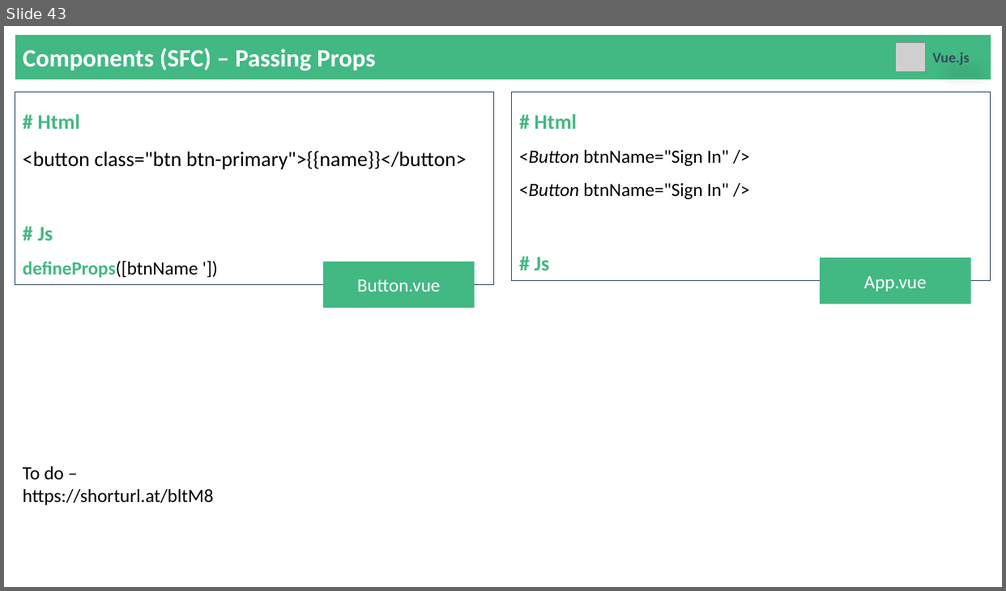
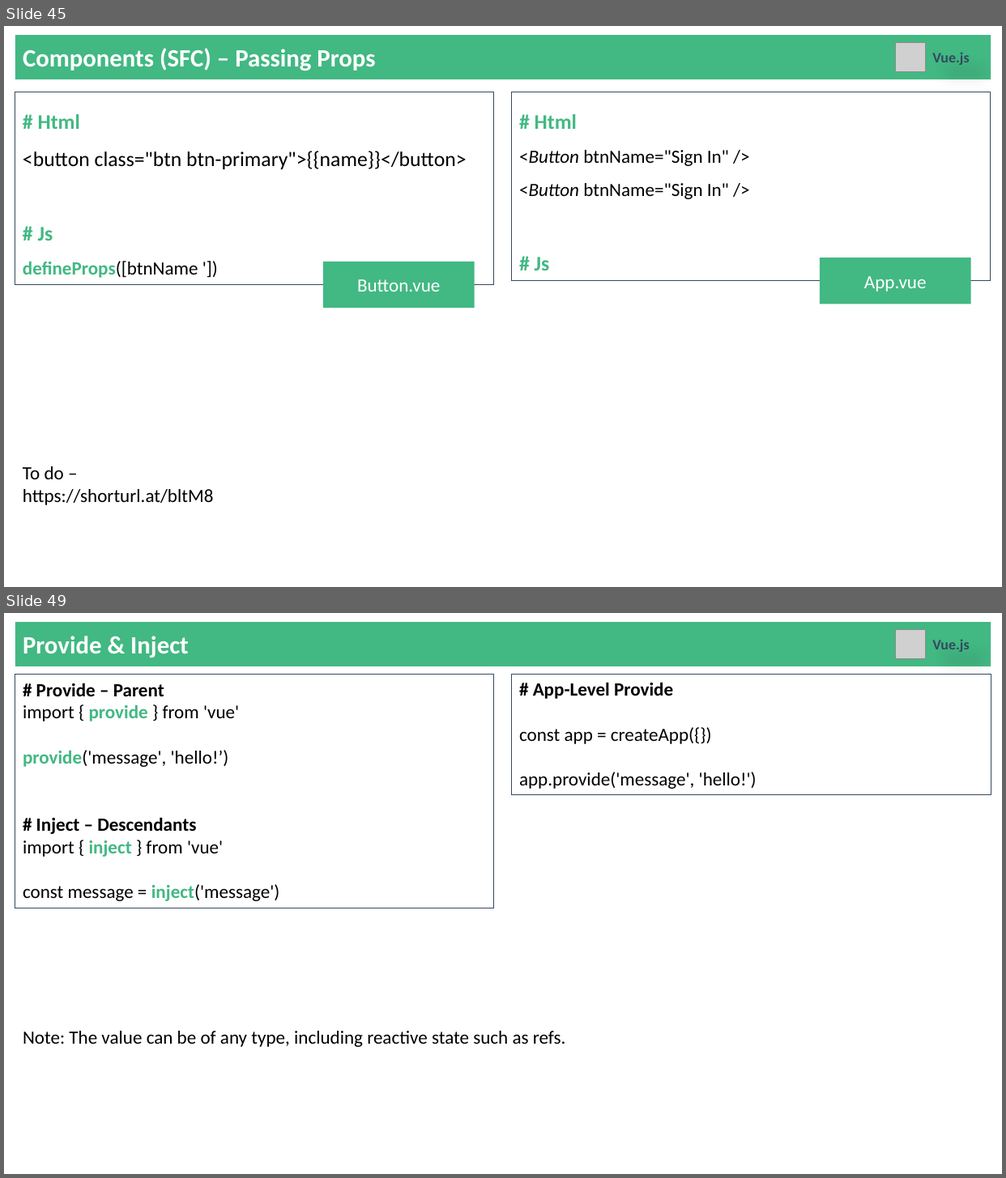
Before and after one commit to YeMyintSoeKMD/vue-creating, a slide deck: 9. Vue.js - Basic to Advance.pptx. Shown one above the other, each under a label of ours: slide 43 before the commit, slides 45 and 49 after it; the slides between them are not shown. The pictures are 1006x591 and 1006x1178 pixels, drawn with LibreOffice and Linux fonts; fonts in the diff are those of the drawing; grey boxes stand for pictures. Boxes give left, top, right and bottom in pixels: in the first picture for what was removed or moved away, otherwise in the second. Text is boxed around its words. In the diff, an @@ line names an element or a change of style, - is before the commit and + after.

```diff
--- a/9. Vue.js - Basic to Advance.pptx
+++ b/9. Vue.js - Basic to Advance.pptx
@@ slide 49 added at [4, 613, 1002, 1174], background #FFFFFF @@
@@ rectangle added at [15, 622, 991, 666], fill #42B883, 24 pt, text #FFFFFF, bold @@
+Provide & Inject
@@ picture added at [896, 629, 926, 659] @@
@@ text added at [932, 639, 969, 652], 14 pt, text #35495E, bold @@
+Vue.js
@@ rectangle added at [15, 675, 494, 909], outline #35495E 0.75 pt, 18 pt, text #000000 @@
+# Provide – Parent
+import { provide } from 'vue'
+provide('message', 'hello!’)
+# Inject – Descendants
+import { inject } from 'vue'
+const message = inject('message')
@@ rectangle added at [513, 674, 991, 795], outline #35495E 0.75 pt, 18 pt, text #000000 @@
+# App-Level Provide
+const app = createApp({})
+app.provide('message', 'hello!')
@@ text added at [23, 1031, 566, 1047], 18 pt, text #000000 @@
+Note: The value can be of any type, including reactive state such as refs.
@@ what was slide 43 is now slide 45 @@
```
Also in this commit, not shown: 11 slides changed, 6 other slides added, 10 other files.
